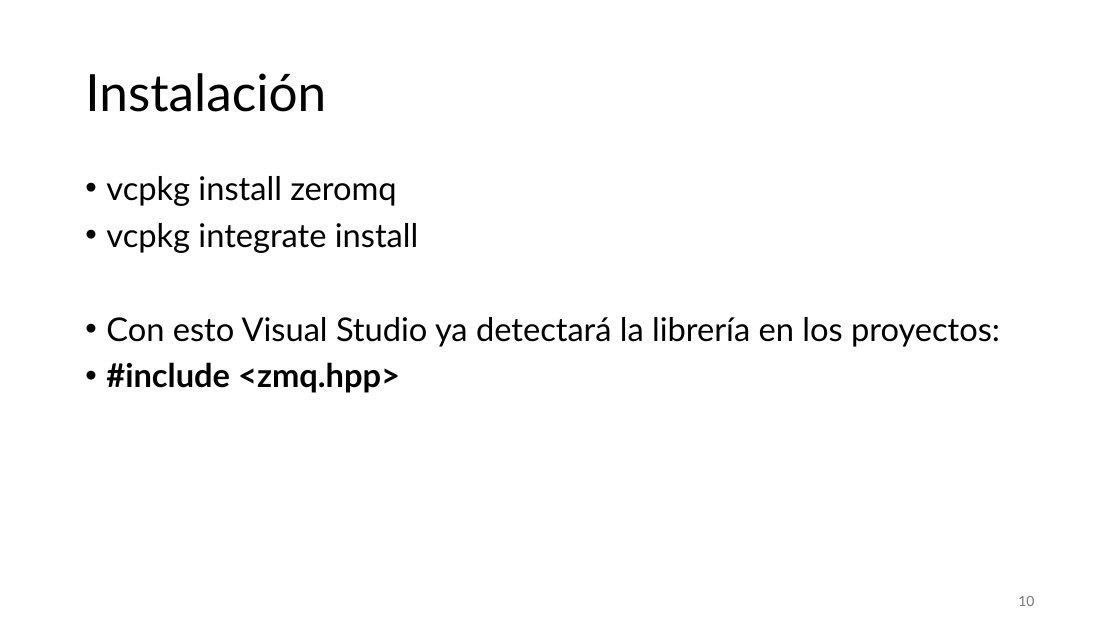
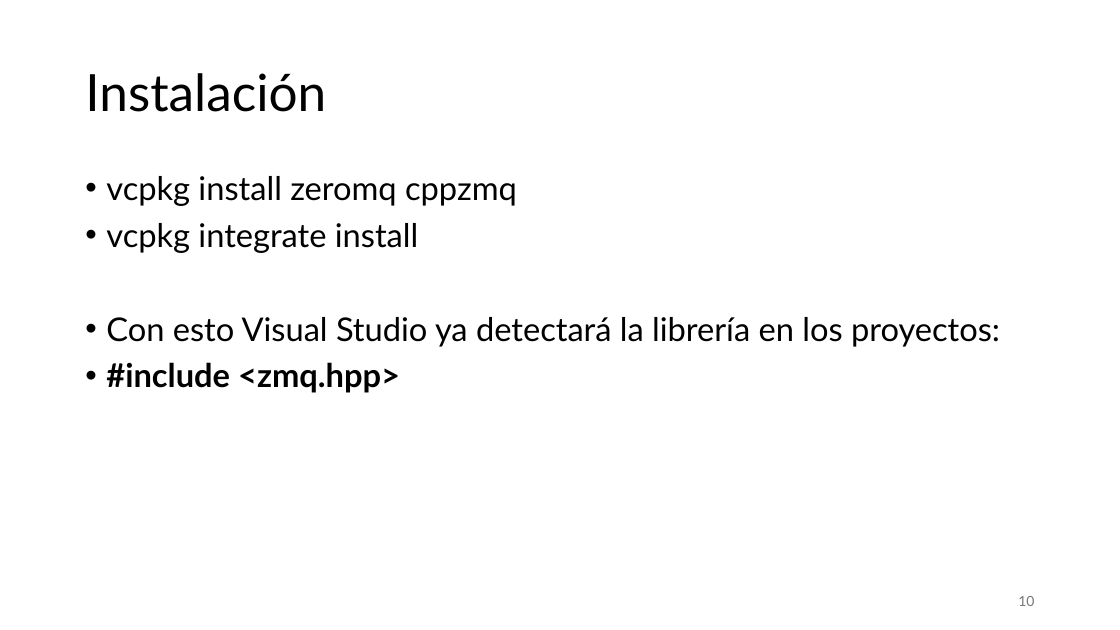
Before and after one commit to aldebarran22/CURSO_CPP_SERVICIOS_30H, a slide deck: slide 10 of doc/3_Comunicacion_microservicios_C++.pptx. Drawn at 1120x630 pixels with LibreOffice and Linux fonts; fonts in the diff are those of the drawing. Boxes give left, top, right and bottom in pixels: in the first picture for what was removed or moved away, otherwise in the second. Text is boxed around its words. In the diff, an @@ line names an element or a change of style, - is before the commit and + after.

```diff
--- a/doc/3_Comunicacion_microservicios_C++.pptx
+++ b/doc/3_Comunicacion_microservicios_C++.pptx
@@ text at [106,176,517,206]: text changed @@
-• vcpkg install zeromq
+• vcpkg install zeromq cppzmq
```
Also in this commit, not shown: 5 other files.
